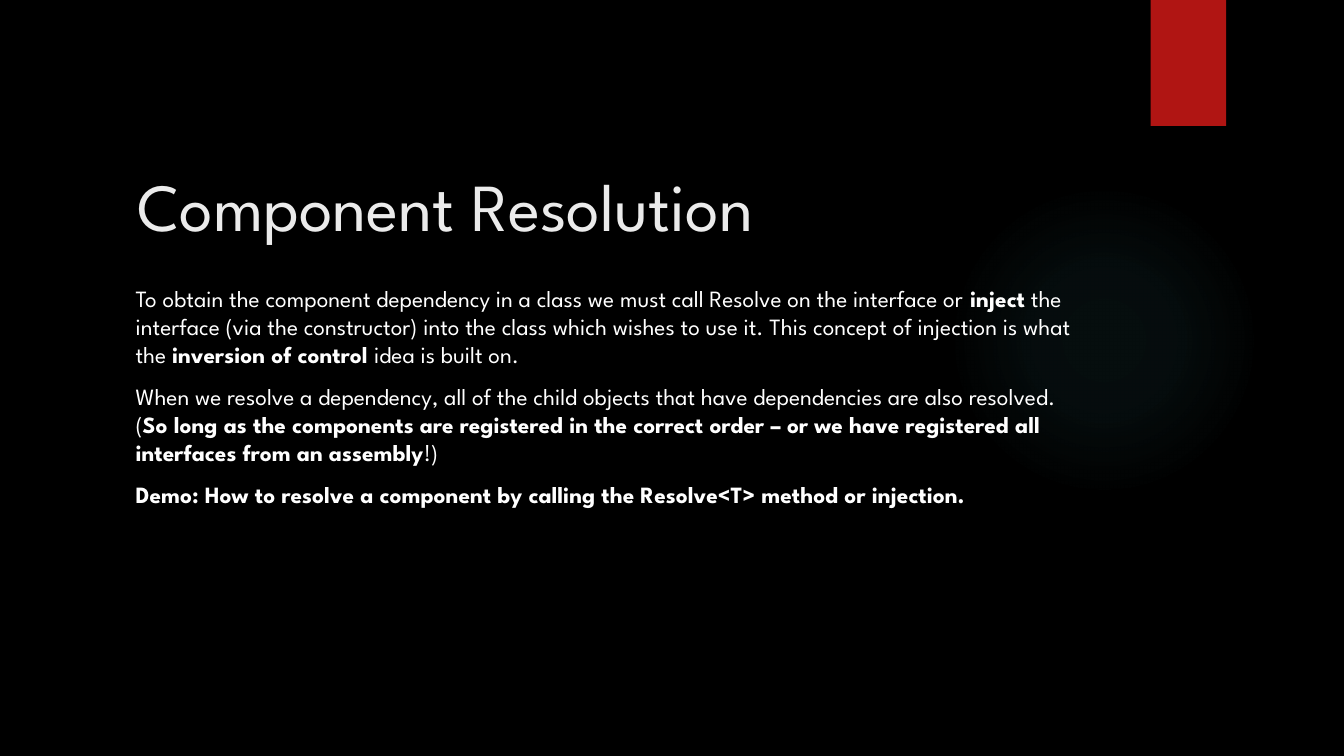
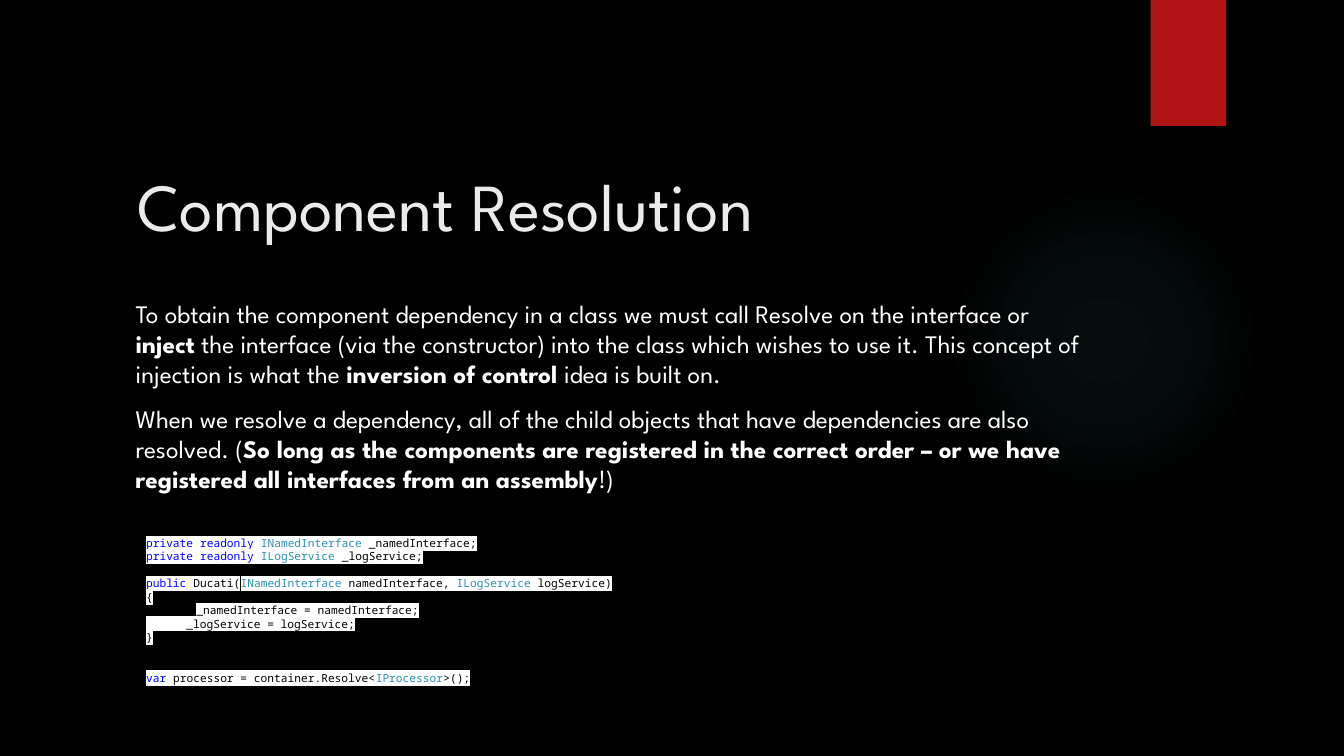
Before and after one commit to jscanlon77/dependency-injection, a slide deck: slide 10 of Castle Windsor Inversion of Control.pptx (slide 7 before the commit). Drawn at 1344x756 pixels with LibreOffice and Linux fonts; fonts in the diff are those of the drawing; background and template pictures are left out. Boxes give left, top, right and bottom in pixels: in the first picture for what was removed or moved away, otherwise in the second. Text is boxed around its words. In the diff, an @@ line names an element or a change of style, - is before the commit and + after.

Commit message:
Added the changed file

```diff
--- a/Castle Windsor Inversion of Control.pptx
+++ b/Castle Windsor Inversion of Control.pptx
@@ text "To obtain the component dependency ..." at <box>136,305,1079,494</box>: size 16.6 to 18 pt @@
@@ text at <box>136,487,965,508</box>: paragraph removed @@
-Demo: How to resolve a component by calling the Resolve<T> method or injection.
@@ text added at <box>146,538,612,631</box>, 8 pt, text #000000 @@
+private readonly INamedInterface _namedInterface;
+private readonly ILogService _logService;
+public Ducati(INamedInterface namedInterface, ILogService logService)
+{
+_namedInterface = namedInterface;
+_logService = logService;
+}
@@ text added at <box>146,673,470,685</box>, 8 pt, text #000000 @@
+var processor = container.Resolve<IProcessor>();
```
Also in this commit, not shown: 4 other slides changed, 5 slides added, 2 slides removed.
